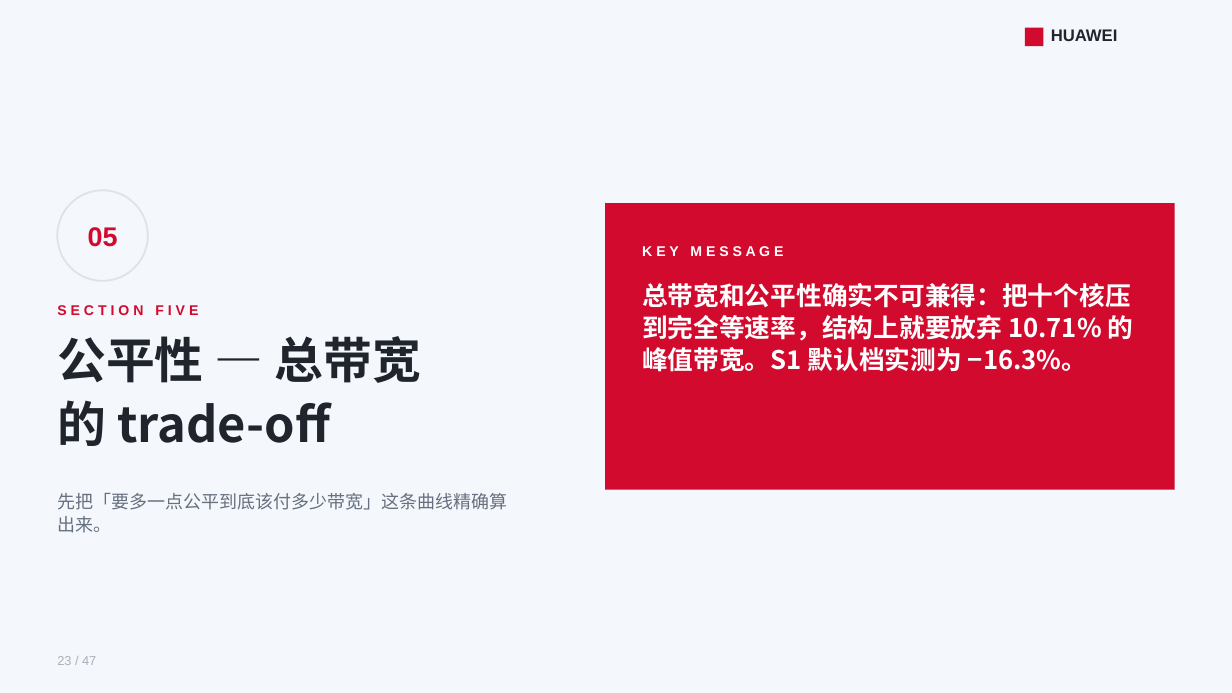
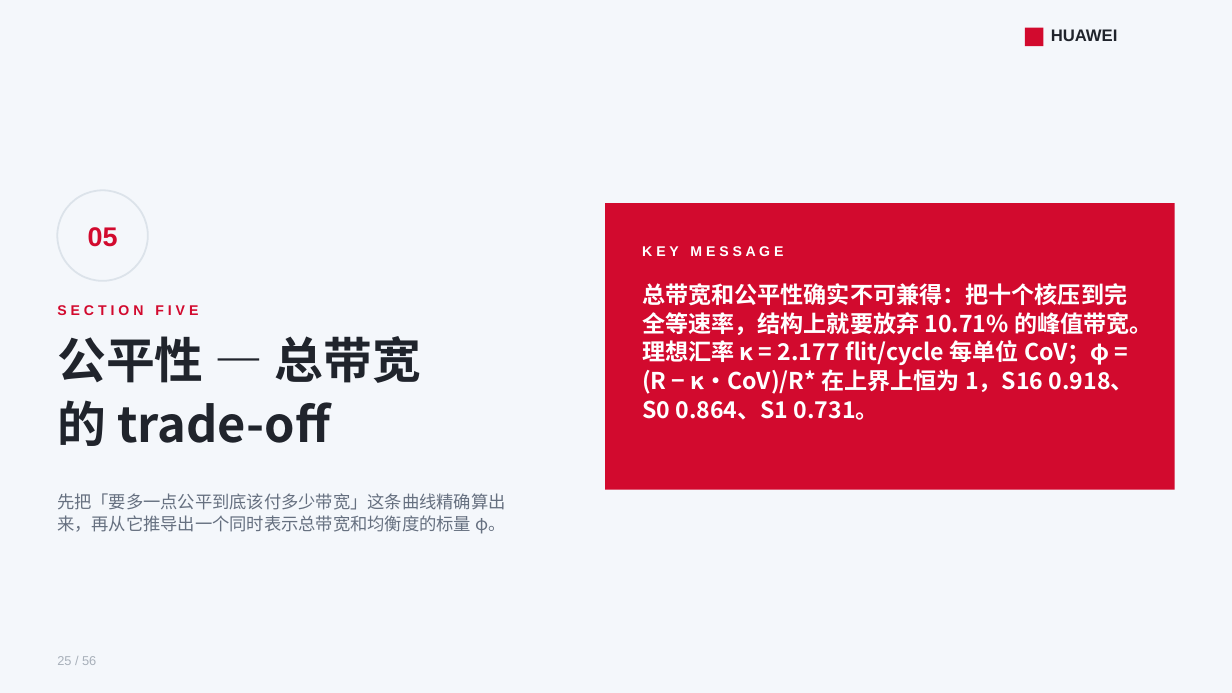
Before and after one commit to lukebest/booksim2, a slide deck: slide 25 of ppt/ring2-write-fairness.pptx (slide 23 before the commit). Drawn at 1232x693 pixels with LibreOffice and Linux fonts; fonts in the diff are those of the drawing. Boxes give left, top, right and bottom in pixels: in the first picture for what was removed or moved away, otherwise in the second. Text is boxed around its words. In the diff, an @@ line names an element or a change of style, - is before the commit and + after.

```diff
--- a/ppt/ring2-write-fairness.pptx
+++ b/ppt/ring2-write-fairness.pptx
@@ text at [642,283,1153,420]: text changed; size 20 to 18 pt @@
-总带宽和公平性确实不可兼得：把十个核压到完全等速率，结构上就要放弃 10.71% 的峰值带宽。S1 默认档实测为 −16.3%。
+总带宽和公平性确实不可兼得：把十个核压到完全等速率，结构上就要放弃 10.71% 的峰值带宽。理想汇率 κ = 2.177 flit/cycle 每单位 CoV；φ = (R − κ·CoV)/R* 在上界上恒为 1，S16 0.918、S0 0.864、S1 0.731。
@@ text at [57,493,505,534]: text changed; size 14 to 13.5 pt @@
-先把「要多一点公平到底该付多少带宽」这条曲线精确算出来。
+先把「要多一点公平到底该付多少带宽」这条曲线精确算出来，再从它推导出一个同时表示总带宽和均衡度的标量 φ。
@@ text at [57,656,96,665]: text changed @@
-23 / 47
+25 / 56
```
Also in this commit, not shown: 45 other slides changed, 9 slides added, 15 other files.
